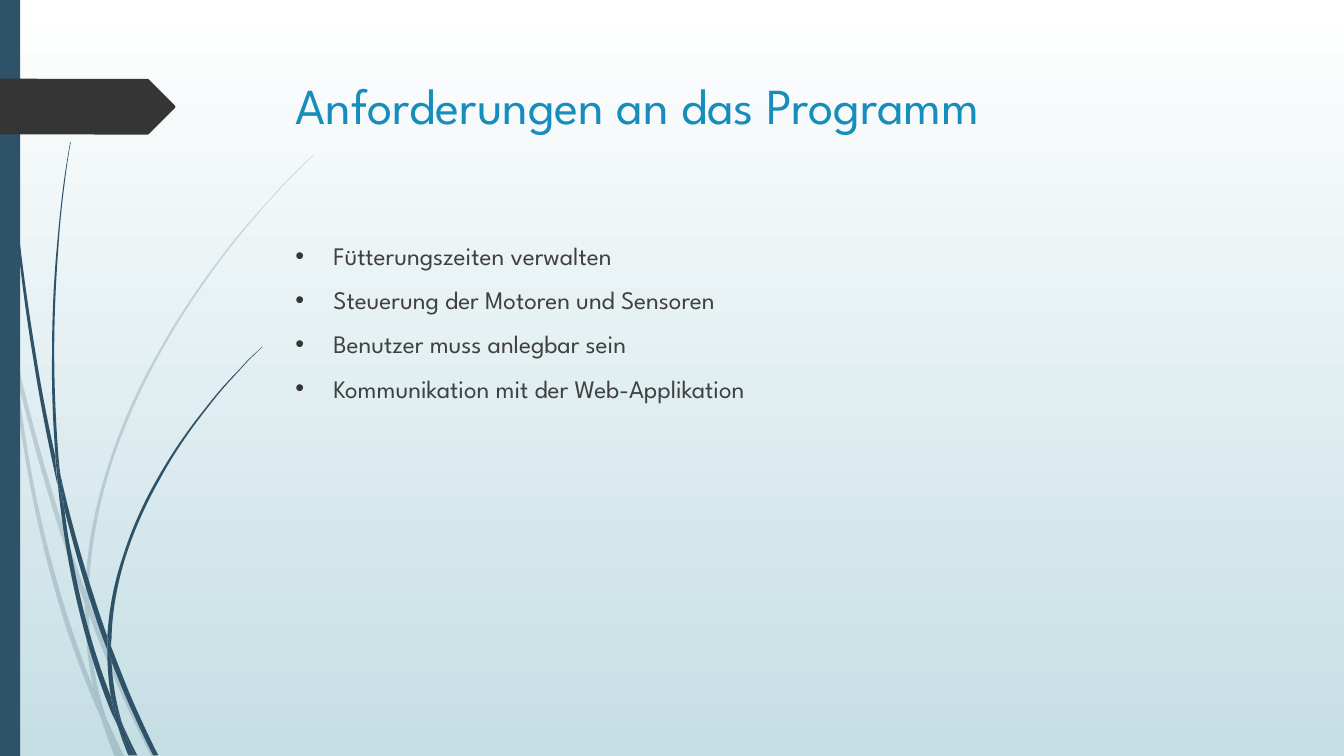
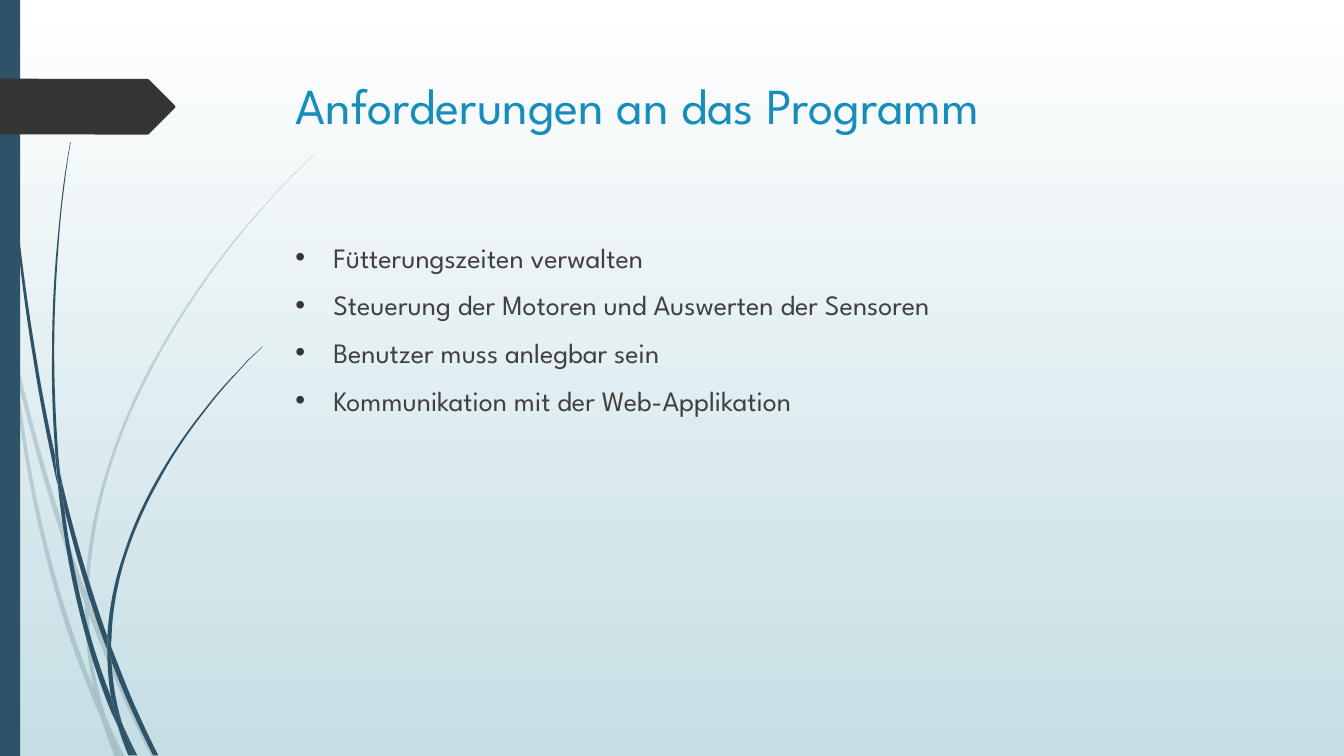
Before and after one commit to Katzenfuetterungsanlage/fuettr_prototype, a slide deck: slide 4 of Diplomarbeit/Powerpoint/Harrer.pptx. Drawn at 1344x756 pixels with LibreOffice and Linux fonts; fonts in the diff are those of the drawing. Boxes give left, top, right and bottom in pixels: in the first picture for what was removed or moved away, otherwise in the second. Text is boxed around its words. In the diff, an @@ line names an element or a change of style, - is before the commit and + after.

Commit message:
Harrer Text und Präsentation

```diff
--- a/Diplomarbeit/Powerpoint/Harrer.pptx
+++ b/Diplomarbeit/Powerpoint/Harrer.pptx
@@ text at [333, 248, 791, 417]: size 18 to 20 pt in "Fütterungszeiten verwalten", "Benutzer muss anlegbar sein", "Kommunikation mit der Web-Applikation" @@
@@ text at [333, 295, 929, 321]: text changed; size 18 to 20 pt @@
-• Steuerung der Motoren und Sensoren
+• Steuerung der Motoren und Auswerten der Sensoren
```
Also in this commit, not shown: 5 other slides changed, 1 other file.
